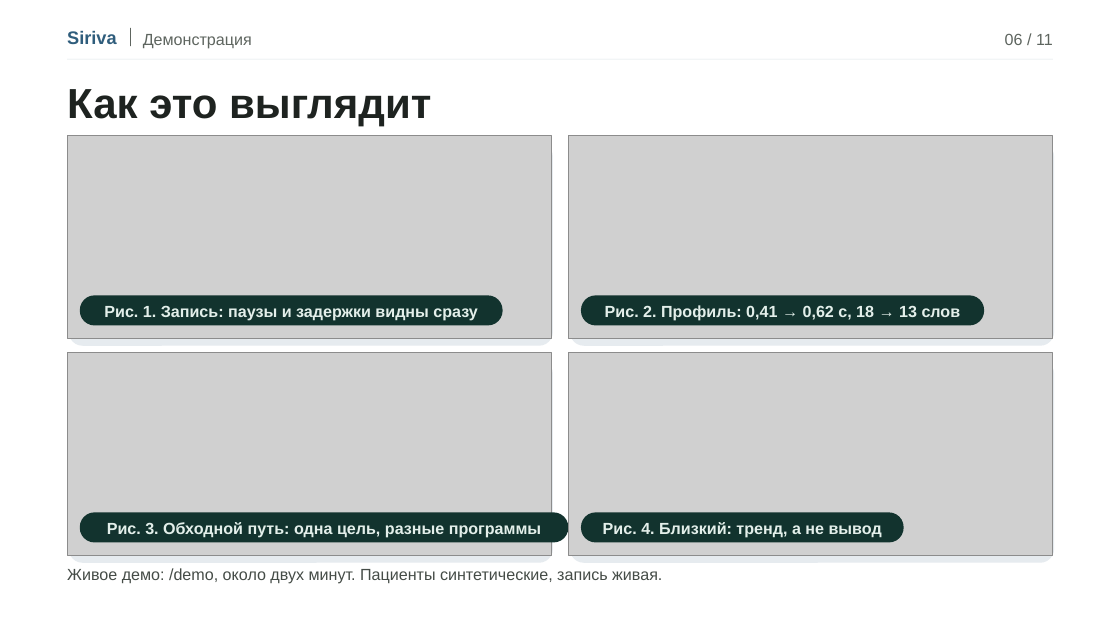
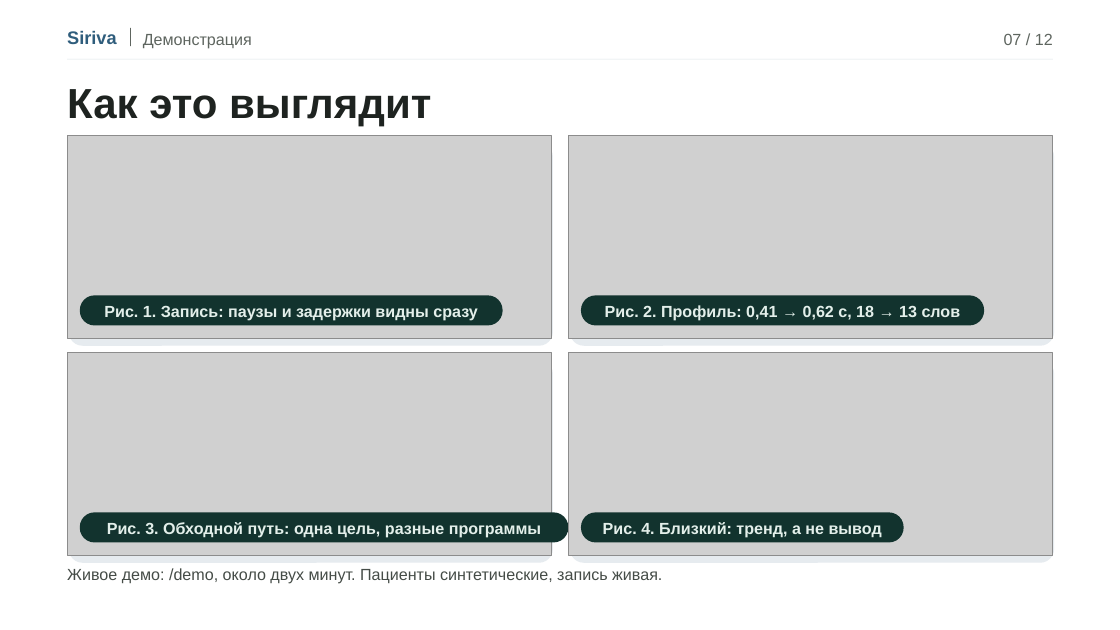
Before and after one commit to shadix23/siriva, a slide deck: slide 7 of pitch/Siriva-pitch.pptx (slide 6 before the commit). Drawn at 1120x630 pixels with LibreOffice and Linux fonts; fonts in the diff are those of the drawing; grey boxes stand for pictures. Boxes give left, top, right and bottom in pixels: in the first picture for what was removed or moved away, otherwise in the second. Text is boxed around its words. In the diff, an @@ line names an element or a change of style, - is before the commit and + after.

```diff
--- a/pitch/Siriva-pitch.pptx
+++ b/pitch/Siriva-pitch.pptx
@@ text at (1004,34,1053,45): text changed @@
-06 / 11
+07 / 12
```
Also in this commit, not shown: 10 other slides changed, 1 slide added, 40 other files.
